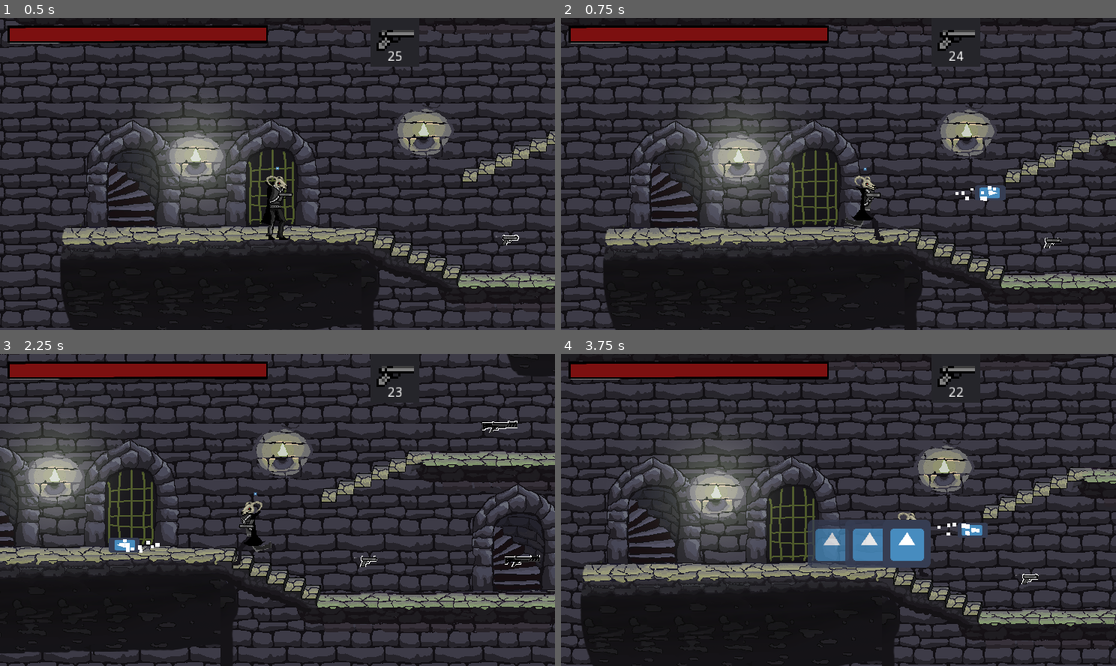
Above: before the commit, frames 1-4 (two rows, left to right).
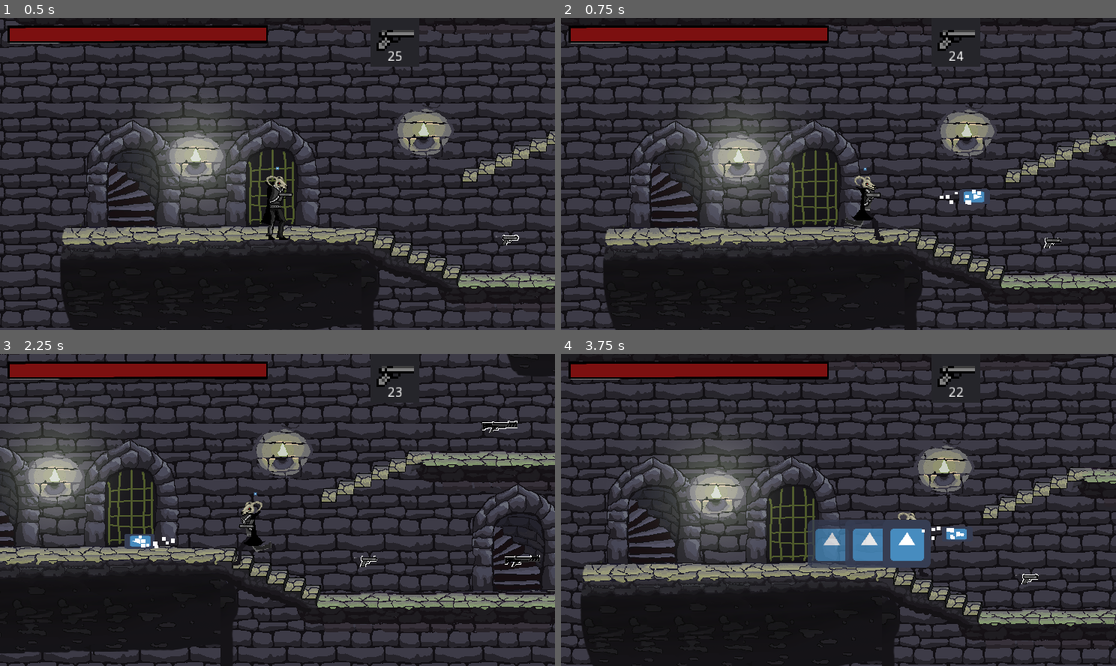
Above: after the commit, the same moments.

Repository: IgorBayerl/godot-game-liliths-crusade
Game: Godot game, scene res://src/Scenes/Main.tscn
Two runs of this game, one before a commit and one after it. Both use one fixed random seed, a clock stepped at 60 frames per second and the inputs below. The engine's default icon, where the game draws it, is replaced by a stand-in: a white triangle on a blue panel in a dark square.
Inputs (mouse positions are in pixels of both pictures, inside the frame that each line leads up to):
- Up to frame 1 (0.5 s): no input
- Up to frame 2 (0.75 s): move the mouse to (960, 158) at 0.52 s; hold Right (move_RIGHT) from 0.53 s (still down); hold C (shoot) from 0.53 s (still down); click (960, 158) at 0.67 s
- Up to frame 3 (2.25 s): tap Space (jump) at 0.77 s; release Right (move_RIGHT) at 1.25 s; release C (shoot) at 1.25 s; drag from (166, 525) to (333, 575) at 1.27 s; move the mouse to (333, 441) at 2.02 s; hold Left (move_LEFT) from 2.03 s (still down); hold C (shoot) from 2.03 s (still down); tap 2 (Gun_2) at 2.1 s
- Up to frame 4 (3.75 s): release Left (move_LEFT) at 2.75 s; release C (shoot) at 2.75 s; drag from (810, 572) to (672, 463) at 2.77 s; move the mouse to (1005, 556) at 3.52 s; hold Right (move_RIGHT) from 3.53 s (still down); hold C (shoot) from 3.53 s (still down); tap Z (hability) at 3.6 s

Frame 1 is identical in both runs. In frame 2, 0.4% of the frame differs, in the area x 68-81%, y 53-60%; in frame 3, 0.4%, in the area x 19-32%, y 57-64%; in frame 4, 0.4%.

Commit message:
resorvido

Diff:
--- a/src/Actors/Player.tscn
+++ b/src/Actors/Player.tscn
@@ -205,7 +205,7 @@
 stream = ExtResource( 5 )
 
 [node name="shooterPoint" type="Position2D" parent="Mira"]
-position = Vector2( 110.064, -11.3314 )
+position = Vector2( 70.2447, -1.37644 )
 
 [node name="Camera2D" parent="." instance=ExtResource( 7 )]
 position = Vector2( 5.21424, 7.7881 )
--- a/src/Scripts/Mira.gd
+++ b/src/Scripts/Mira.gd
@@ -12,7 +12,6 @@
 var horizontal_dir := -1
 
 func _process(delta: float) -> void:
-	print(can_fire)
 	set_direction_view()
 	if automatica:
 		if Input.is_action_pressed("shoot") and can_fire:
--- a/src/Scripts/Player.gd
+++ b/src/Scripts/Player.gd
@@ -109,6 +109,8 @@
 		$Mira/Arma.visible = false
 		$Mira.can_fire = false
 	else:
+		if Input.is_action_just_pressed("shoot"):
+			$Mira.can_fire = true
 		$Mira/Arma.visible = true
 
 
